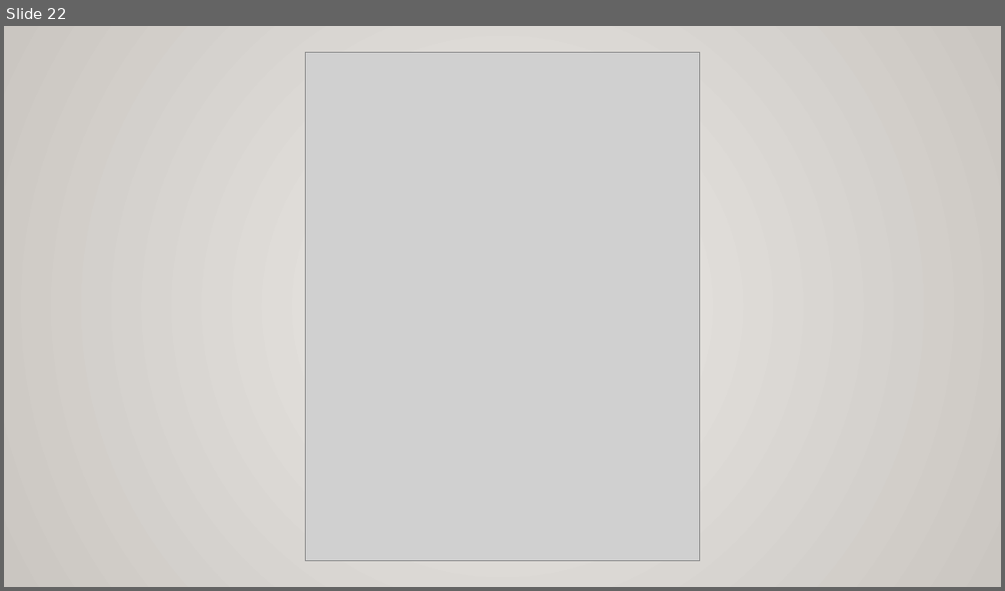
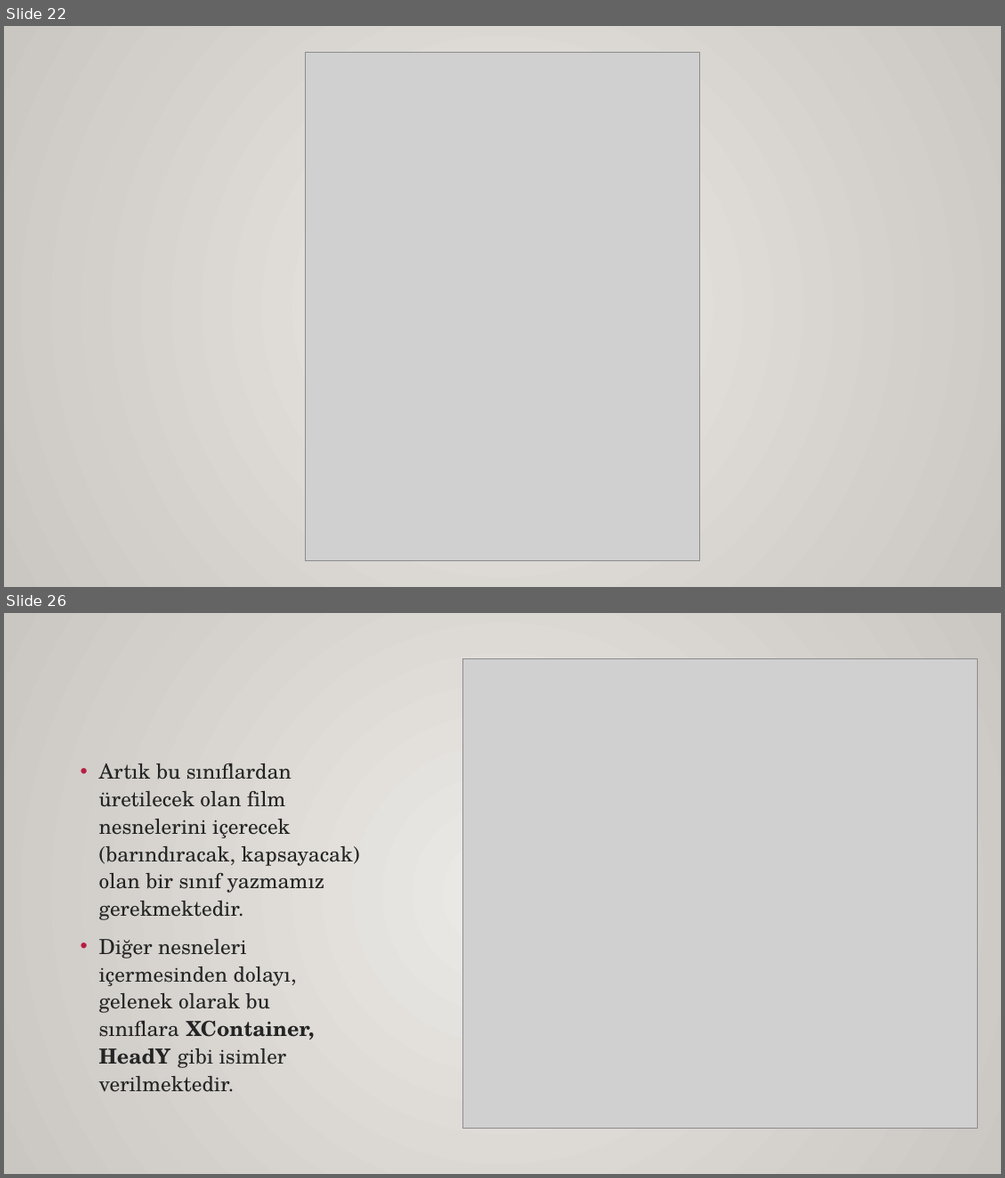
Before and after one commit to sametozalp/staj, a slide deck: design patterns.pptx. Shown one above the other, each under a label of ours: slide 22 before the commit, slides 22 and 26 after it; the slides between them are not shown. The pictures are 1005x591 and 1005x1178 pixels, drawn with LibreOffice and Linux fonts; fonts in the diff are those of the drawing; grey boxes stand for pictures. Boxes give left, top, right and bottom in pixels: in the first picture for what was removed or moved away, otherwise in the second. Text is boxed around its words. In the diff, an @@ line names an element or a change of style, - is before the commit and + after.

```diff
--- a/design patterns.pptx
+++ b/design patterns.pptx
@@ slide 26 added at [4,613,1001,1174], background gradient #ECEAE7 to #CAC7C1 @@
@@ picture added at [462,659,977,1127] @@
@@ text added at [99,763,360,1092], 20 pt, text #242424 @@
+• Artık bu sınıflardan üretilecek olan film nesnelerini içerecek (barındıracak, kapsayacak) olan bir sınıf yazmamız gerekmektedir.
+• Diğer nesneleri içermesinden dolayı, gelenek olarak bu sınıflara XContainer, HeadY gibi isimler verilmektedir.
```
Also in this commit, not shown: 1 slide changed, 4 other slides added, 3 slides removed, 2 other files.
